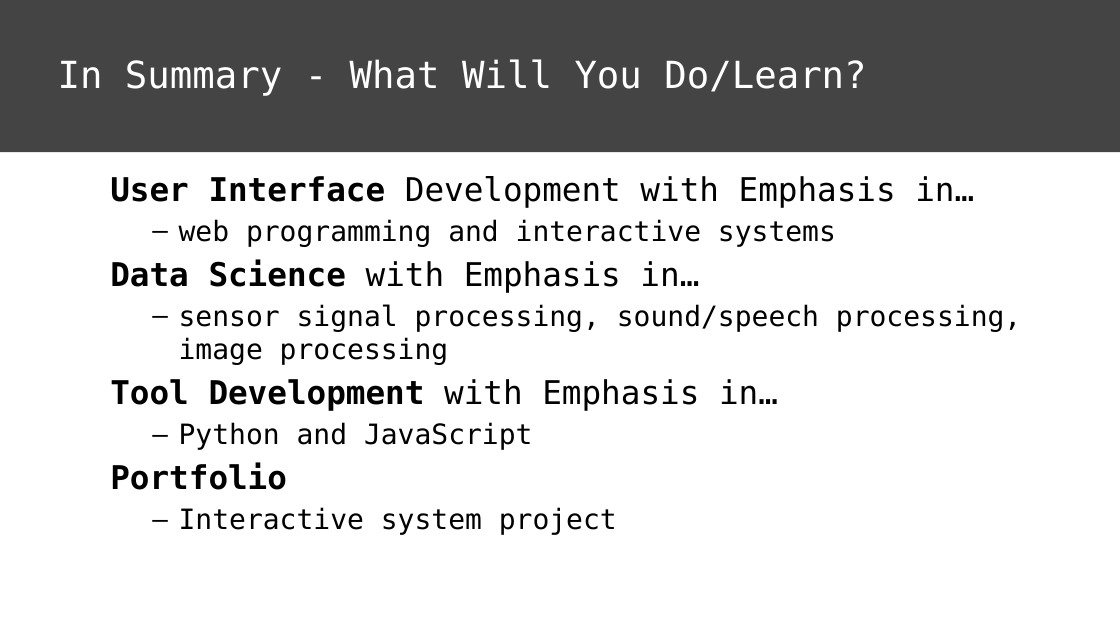
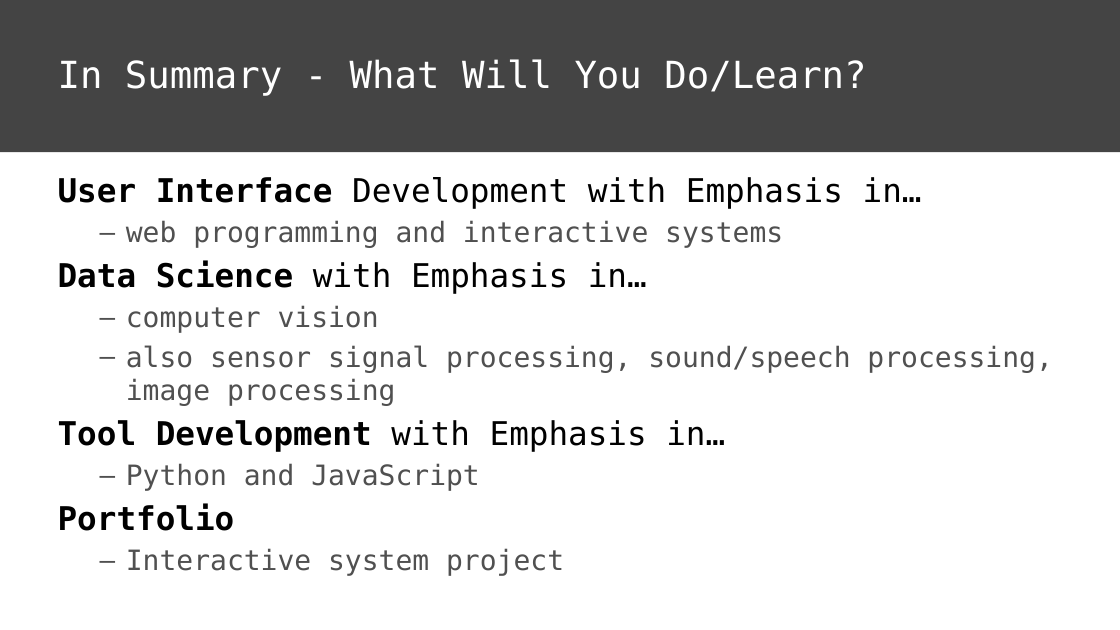
Before and after one commit to wesleybeckner/technin510, a slide deck: slide 11 of technin510/Week 1/Technin510 P1 Welcome to 510.pptx (slide 8 before the commit). Drawn at 1120x630 pixels with LibreOffice and Linux fonts; fonts in the diff are those of the drawing; background and template pictures are left out. Boxes give left, top, right and bottom in pixels: in the first picture for what was removed or moved away, otherwise in the second. Text is boxed around its words. In the diff, an @@ line names an element or a change of style, - is before the commit and + after.

```diff
--- a/technin510/Week 1/Technin510 P1 Welcome to 510.pptx
+++ b/technin510/Week 1/Technin510 P1 Welcome to 510.pptx
@@ text "User Interface Development with Emphasis ...": place and size @@
-text "User Interface Development with Emphasis ..." at (110,176,1021,535)
+text "User Interface Development with Emphasis ..." at (58,177,1052,531)
@@ text at (126,220,783,491): text colour #000000 to #505050 in "web programming and interactive systems", "Python and JavaScript", "Interactive system project" @@
@@ text at (126,305,1052,406): text changed; text colour #000000 to #505050 @@
-  – sensor signal processing, sound/speech processing, image processing
+  – computer vision
+  – also sensor signal processing, sound/speech processing, image processing
```
Also in this commit, not shown: 10 other slides changed, 7 slides added, 18 other files.
